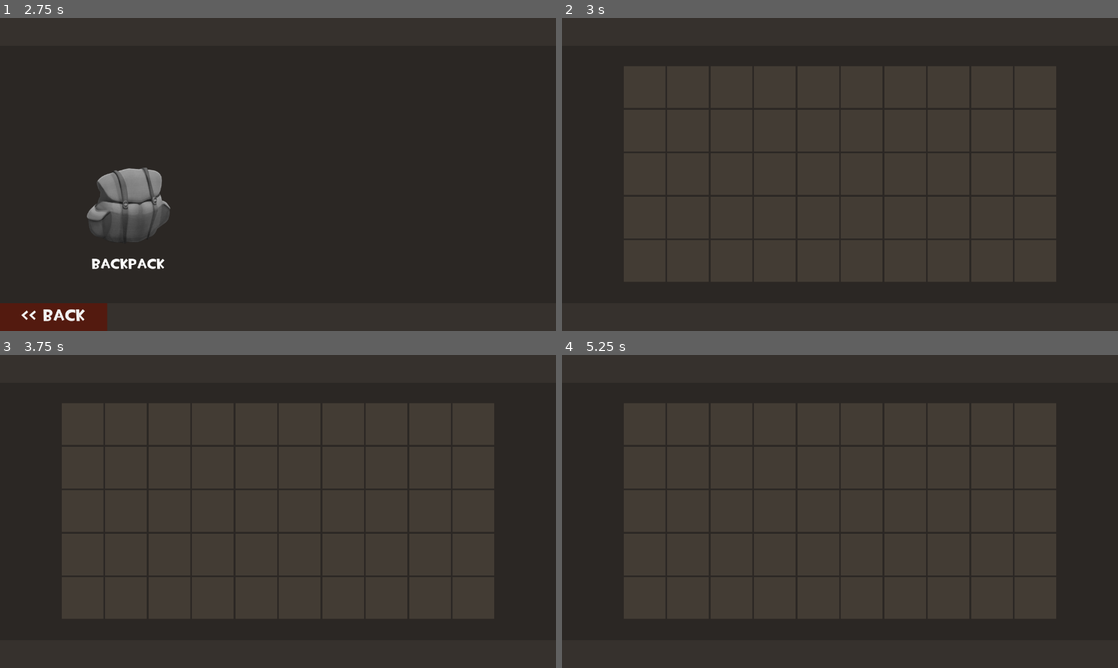
Above: before the commit, frames 1-4 (two rows, left to right).
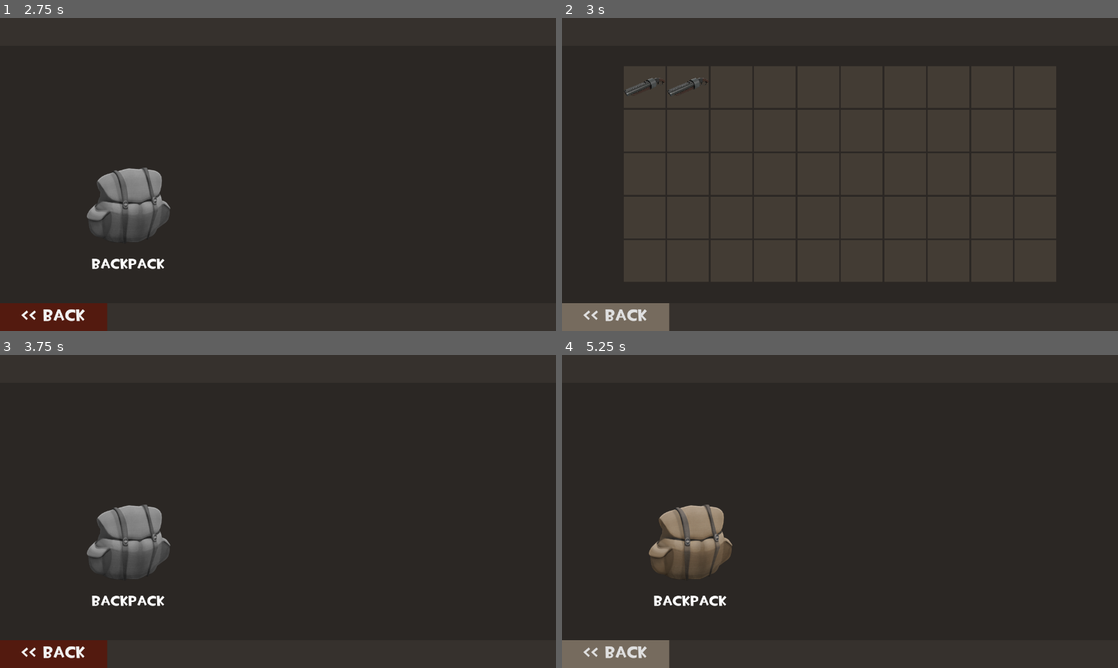
Above: after the commit, the same moments.

Repository: etper/tf-2-simulator
Game: Godot game, scene res://scenes/mainmenu.tscn
Same seed, same stepped clock (60 frames per second), same inputs: the game is played once before the commit and once after it.
Inputs (mouse positions are in pixels of both pictures, inside the frame that each line leads up to):
- Up to frame 1 (2.75 s): click "ITEMS" at 0.5 s; click "<< BACK" at 1.25 s; click "ITEMS" at 2 s
- Up to frame 2 (3 s): click "BACKPACK" at 2.75 s
- Up to frame 3 (3.75 s): click (55, 655) at 3.5 s, where only the run after the commit has a clickable "<< BACK"
- Up to frame 4 (5.25 s): tap Enter at 4.25 s; move the mouse to (962, 495) at 4.27 s; tap Space at 5 s; move the mouse to (728, 527) at 5.02 s

Frame 1 is identical in both runs. In frame 2, 1.9% of the frame differs, in the area x 0-27%, y 19-100%; in frame 3, 3.7%; in frame 4, 3.8%, in the area x 0-31%, y 47-100%.

Commit message:
inventory system done?

Diff:
--- /dev/null
+++ b/scenes/backpack.gd
@@ -0,0 +1,4 @@
+extends Control
+
+func _on_back_button_pressed() -> void:
+	get_tree().change_scene_to_file("res://scenes/items.tscn")
--- a/scenes/backpack.tscn
+++ b/scenes/backpack.tscn
@@ -1,11 +1,15 @@
 [gd_scene format=3 uid="uid://b04m6jpvew50q"]
 
+[ext_resource type="Script" uid="uid://boe8djw4yhtsa" path="res://scenes/backpack.gd" id="1_fytde"]
 [ext_resource type="Script" uid="uid://cw8cyn54jhpsf" path="res://scripts/node_2d.gd" id="1_q7lps"]
 [ext_resource type="PackedScene" uid="uid://cb2cyqsyvbgdb" path="res://scenes/inventorySlot.tscn" id="2_5gcru"]
+[ext_resource type="FontFile" uid="uid://bsmnw4vfw05nt" path="res://tf2build.ttf" id="3_8usr3"]
+[ext_resource type="Texture2D" uid="uid://cy7ody1aguthy" path="res://sprites/buttonBG.png" id="4_fytde"]
 
 [node name="Backpack" type="Control" unique_id=2044800232]
 layout_mode = 3
 anchors_preset = 0
+script = ExtResource("1_fytde")
 
 [node name="light" type="ColorRect" parent="." unique_id=146856309]
 layout_mode = 0
@@ -44,3 +48,20 @@
 [node name="Node2D" type="Node2D" parent="." unique_id=67417743]
 script = ExtResource("1_q7lps")
 slot_scene = ExtResource("2_5gcru")
+
+[node name="backButton" type="Button" parent="." unique_id=267926184]
+layout_mode = 0
+offset_left = -4.0
+offset_top = 638.0
+offset_right = 251.31914
+offset_bottom = 738.0
+theme_override_colors/icon_hover_color = Color(0.7058824, 0.24313726, 0.15686275, 1)
+theme_override_fonts/font = ExtResource("3_8usr3")
+theme_override_font_sizes/font_size = 38
+text = "<< BACK"
+icon = ExtResource("4_fytde")
+flat = true
+icon_alignment = 1
+expand_icon = true
+
+[connection signal="pressed" from="backButton" to="." method="_on_back_button_pressed"]
--- a/scenes/inventorySlot.tscn
+++ b/scenes/inventorySlot.tscn
@@ -1,9 +1,12 @@
 [gd_scene format=3 uid="uid://cb2cyqsyvbgdb"]
+
+[ext_resource type="Script" uid="uid://jmiprpvg52og" path="res://scenes/inventory_slot.gd" id="1_0ynsv"]
 
 [node name="InventorySlot" type="Panel" unique_id=1075054849]
 custom_minimum_size = Vector2(96, 96)
 offset_right = 64.0
 offset_bottom = 64.0
+script = ExtResource("1_0ynsv")
 
 [node name="bgColor" type="ColorRect" parent="." unique_id=1278565195]
 clip_contents = true
@@ -15,5 +18,7 @@
 
 [node name="iconDisplay" type="TextureRect" parent="." unique_id=1445974472]
 layout_mode = 0
-offset_right = 40.0
-offset_bottom = 40.0
+offset_right = 96.0
+offset_bottom = 96.0
+expand_mode = 1
+stretch_mode = 5
--- /dev/null
+++ b/scenes/inventory_slot.gd
@@ -0,0 +1,4 @@
+extends Panel
+
+func set_item(item : ItemData):
+	$iconDisplay.texture = item.icon
--- a/scenes/items.tscn
+++ b/scenes/items.tscn
@@ -36,7 +36,7 @@
 color = Color(0.21176471, 0.19215687, 0.1764706, 1)
 metadata/_edit_lock_ = true
 
-[node name="itemsButton" type="Button" parent="." unique_id=536516039]
+[node name="backButton" type="Button" parent="." unique_id=536516039]
 offset_left = -4.0
 offset_top = 638.0
 offset_right = 251.31914
@@ -71,8 +71,8 @@
 [node name="buttonHover" type="AudioStreamPlayer2D" parent="." unique_id=2004370175]
 stream = ExtResource("8_4pu7h")
 
-[connection signal="mouse_entered" from="itemsButton" to="." method="_on_items_button_mouse_entered"]
-[connection signal="pressed" from="itemsButton" to="." method="_on_items_button_pressed"]
+[connection signal="mouse_entered" from="backButton" to="." method="_on_items_button_mouse_entered"]
+[connection signal="pressed" from="backButton" to="." method="_on_items_button_pressed"]
 [connection signal="mouse_entered" from="backpackButton" to="backpackButton" method="_on_mouse_entered"]
 [connection signal="mouse_exited" from="backpackButton" to="backpackButton" method="_on_mouse_exited"]
 [connection signal="pressed" from="backpackButton" to="." method="_on_backpack_button_pressed"]
--- a/scripts/inventory.gd
+++ b/scripts/inventory.gd
@@ -1,11 +1,13 @@
 extends Node
 
-var items = []
+var items : Array[Dictionary] = []
 
 func _ready():
-	return
+	add_item("1")
+	add_item("1")
 
-func add_item(item_name):
-	items.append(item_name)
-	print("New item: " + item_name)
-	print("Inventory so far: " + str(items))
+func add_item(item_id : String, amount := 1):
+	items.append({
+		"id": item_id,
+		"amount": amount
+	})
--- a/scripts/node_2d.gd
+++ b/scripts/node_2d.gd
@@ -6,6 +6,17 @@
 @onready var grid = $"../CenterContainer/GridContainer"
 
 func _ready():
+
 	for i in range(slot_count):
+
 		var slot = slot_scene.instantiate()
+
+		# if inventory has item for this slot
+		if i < Inventory.items.size():
+
+			var item_data = Inventory.items[i]
+			var item = ItemDatabase.get_item(item_data["id"])
+
+			slot.set_item(item)
+
 		grid.add_child(slot)
--- a/scripts/notes.gd
+++ b/scripts/notes.gd
@@ -5,11 +5,10 @@
 #settings
 #drop item
 #backpack
-	#make inventory database - check?
-	#make player inventory system
-	#make displaying ui
+	#make debug system to easily add/remove items
 #crafting
 #mann co catalog
 #trading
 #war paints
 #class loadouts
+#make all buttons do hover and click sounds, one script for all
Not shown, added: scenes/backpack.gd.uid
Not shown, added: scenes/inventory_slot.gd.uid
